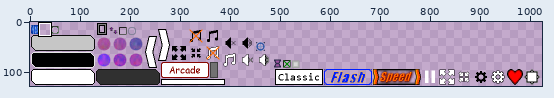
Edited in one commit: sprite sheet (android/assets/drawable/main_textures.png). Above: a wide view before the commit, with the close-up outlined.
Close-up. The starting point:
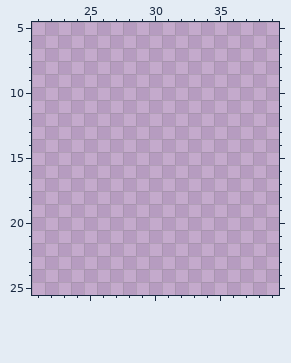
The file is 1024x128 pixels. Shown: x 21..39, y 5..25. The old version is drawn lined up with the new one. The commit also changed other parts of the picture, which this record leaves out.
After the commit:
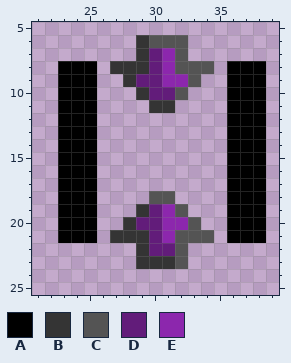
Palette (. is transparent): A #000000  B #343434  C #545454  D #621c7a  E #8c27ad
From old to new:
drawings rearranged on the sheet (the old picture shows each at its new place)
The edit adds colour A in rows 8 to 21 at x 23 to 25 and 36 to 38.
The edit adds colour B in rows 6 to 7 at x 29; in row 8 at x 27 to 29; in row 9 at x 28; in row 10 at x 29; in row 11 at x 30 to 31; in row 19 at x 29.
The edit adds colour B in row 20 at x 28; in row 21 at x 27 to 29; in row 22 at x 29; in row 23 at x 29 to 31.
The edit adds colour C in row 6 at x 30 to 32; in row 7 at x 32; in row 8 at x 32 to 34; in row 9 at x 33; in row 10 at x 32; in row 18 at x 30 to 31.
The edit adds colour C in row 19 at x 32; in row 20 at x 33; in row 21 at x 32 to 34; in rows 22 to 23 at x 32.
The edit adds colour D in rows 7 to 8 at x 30; in row 9 at x 29 to 30; in row 10 at x 30 to 31; in row 19 at x 30; in row 20 at x 29 to 30; in row 21 at x 30.
The edit adds colour D in row 22 at x 30 to 31.
The edit adds colour E in rows 7 to 8 at x 31; in row 9 at x 31 to 32; in row 19 at x 31; in row 20 at x 31 to 32; in row 21 at x 31.
Pixel boxes of the changes (left, top, right, bottom) in both close-ups:
added: (58, 35, 266, 269)
